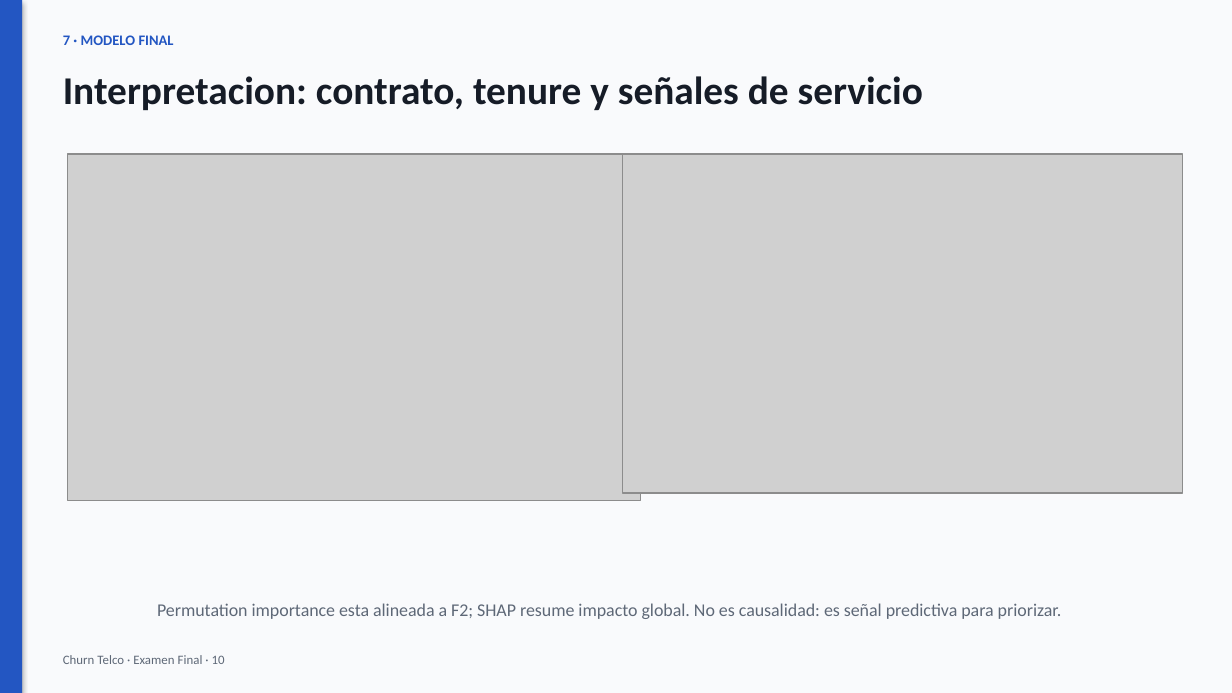
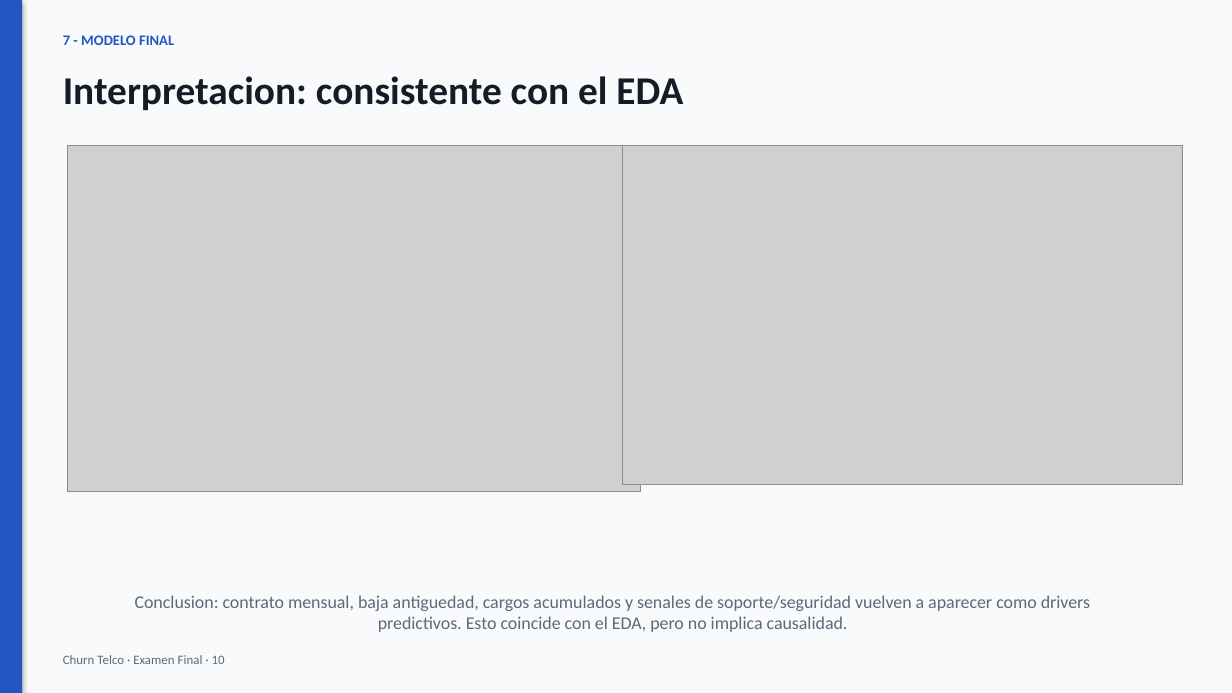
Before and after one commit to matigold22/Final_Predictiva, a slide deck: slide 10 of presentation/final/Presentacion_Final_Churn_Redesign.pptx. Drawn at 1232x693 pixels with LibreOffice and Linux fonts; fonts in the diff are those of the drawing; grey boxes stand for pictures. Boxes give left, top, right and bottom in pixels: in the first picture for what was removed or moved away, otherwise in the second. Text is boxed around its words. In the diff, an @@ line names an element or a change of style, - is before the commit and + after.

```diff
--- a/presentation/final/Presentacion_Final_Churn_Redesign.pptx
+++ b/presentation/final/Presentacion_Final_Churn_Redesign.pptx
@@ text at (63,35,174,45): text changed @@
-7 · MODELO FINAL
+7 - MODELO FINAL
@@ text at (63,76,683,110): text changed @@
-Interpretacion: contrato, tenure y señales de servicio
+Interpretacion: consistente con el EDA
@@ picture: place and size @@
-picture at (68,154,641,500)
+picture at (68,145,641,492)
@@ picture: place and size @@
-picture at (622,154,1183,493)
+picture at (622,145,1183,484)
@@ text at (135,595,1090,632): text changed @@
-Permutation importance esta alineada a F2; SHAP resume impacto global. No es causalidad: es señal predictiva para priorizar.
+Conclusion: contrato mensual, baja antiguedad, cargos acumulados y senales de soporte/seguridad vuelven a aparecer como drivers predictivos. Esto coincide con el EDA, pero no implica causalidad.
```
Also in this commit, not shown: 9 other slides changed, 2 slides added, 2 slides removed, 5 other files.
